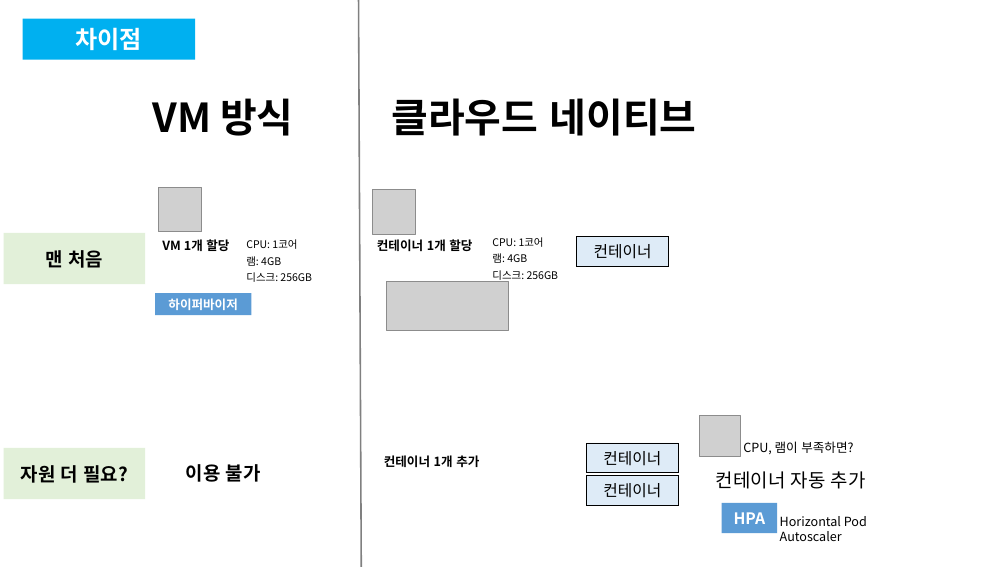
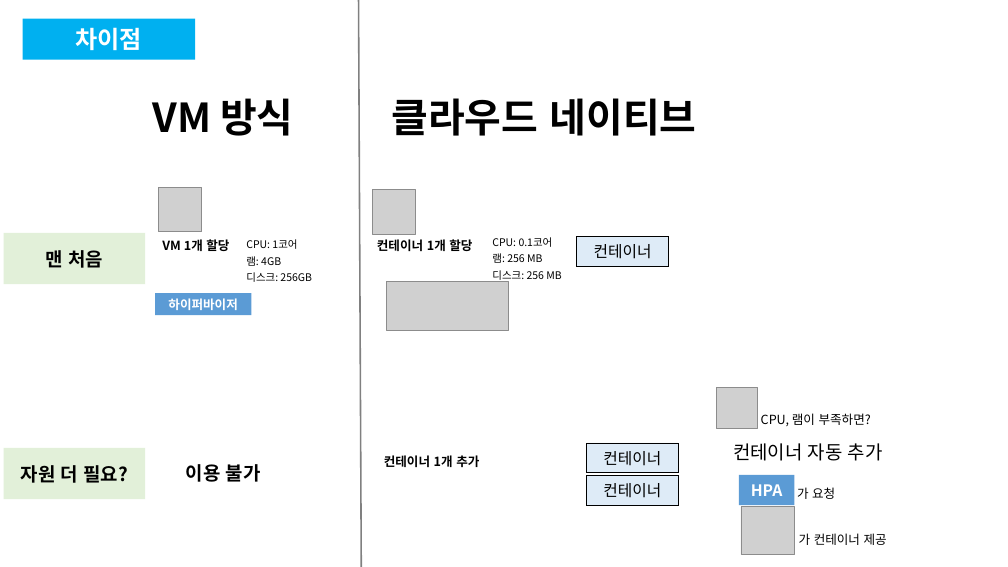
Before and after one commit to pyinstaller1/star, a slide deck: slide 10 of 클라우드네이티브.pptx (slide 9 before the commit). Drawn at 1008x567 pixels with LibreOffice and Linux fonts; fonts in the diff are those of the drawing; grey boxes stand for pictures. Boxes give left, top, right and bottom in pixels: in the first picture for what was removed or moved away, otherwise in the second. Text is boxed around its words. In the diff, an @@ line names an element or a change of style, - is before the commit and + after.

```diff
--- a/클라우드네이티브.pptx
+++ b/클라우드네이티브.pptx
@@ text at (492,237,561,282): text changed @@
-CPU: 1코어
-램: 4GB
-디스크: 256GB
+CPU: 0.1코어
+램: 256 MB
+디스크: 256 MB
@@ picture: place and size @@
-picture at (699,415,740,457)
+picture at (717,387,758,429)
@@ 2 texts, 1 rectangle: place and size @@
-2 texts, 1 rectangle at (716,441,866,533)
+2 texts, 1 rectangle at (733,413,883,505)
@@ picture added at (741,507,795,555) @@
@@ text at (797,487,835,499): text changed @@
-Horizontal Pod Autoscaler
+가 요청
@@ text added at (799,533,887,545), 12 pt, text #000000 @@
+가 컨테이너 제공
```
Also in this commit, not shown: 5 other slides changed, 1 slide added.
